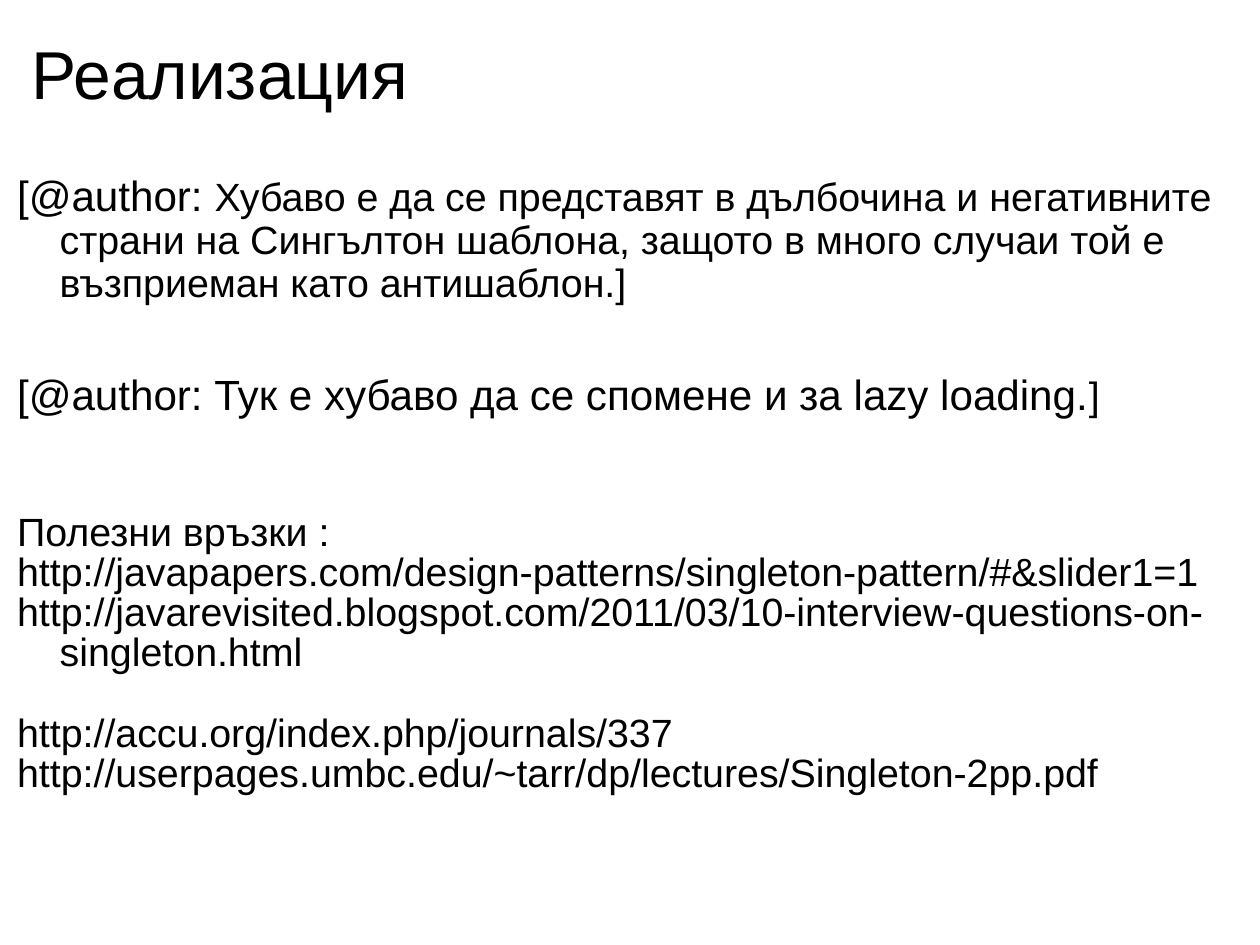
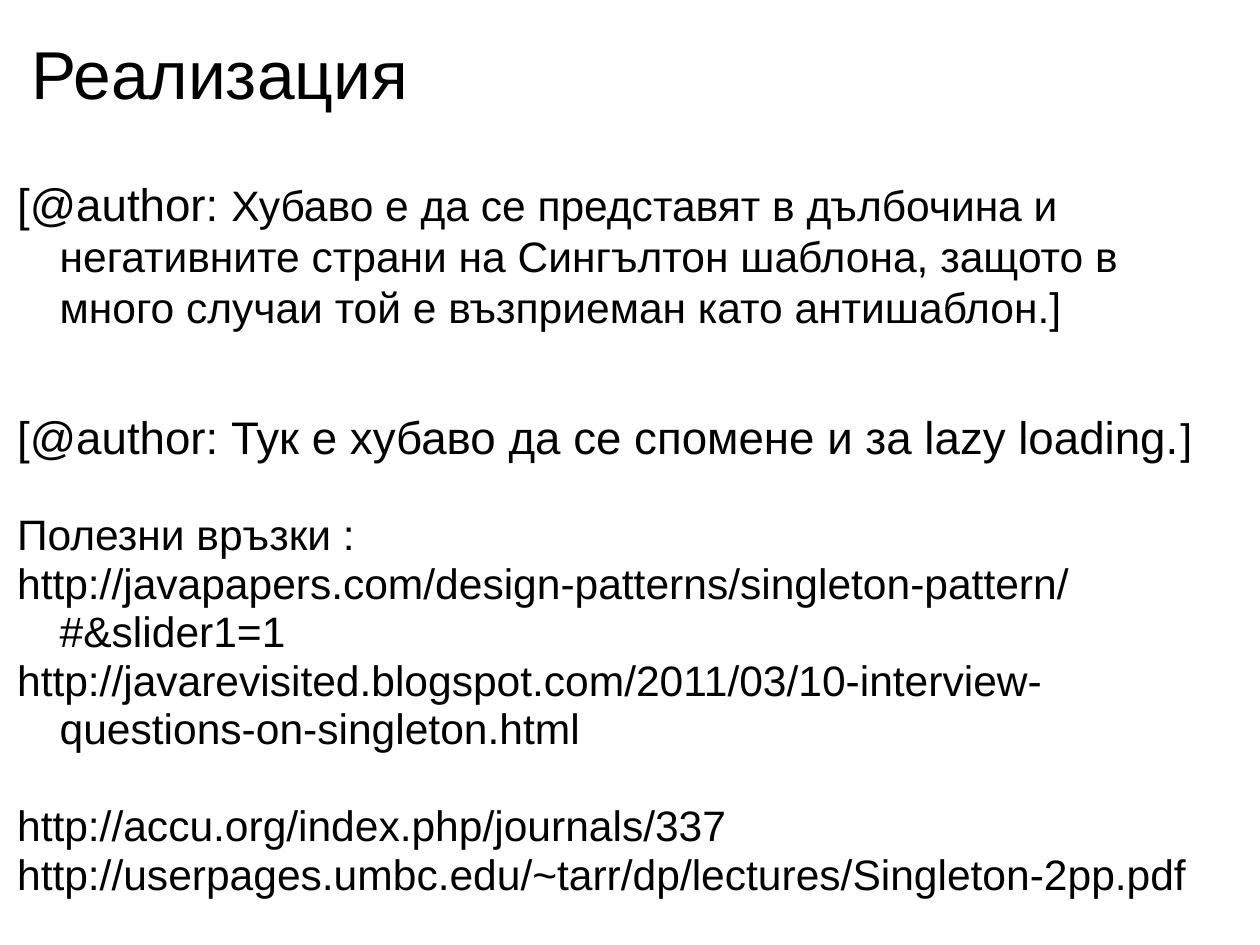
Before and after one commit to uamartins/design-patterns-book, a slide deck: slide 4 of resources/Chapter-10-Singleton/Chapter_10_Singleton_Presentation.ppt. Drawn at 1260x945 pixels with LibreOffice and Linux fonts; fonts in the diff are those of the drawing. Boxes give left, top, right and bottom in pixels: in the first picture for what was removed or moved away, otherwise in the second. Text is boxed around its words. In the diff, an @@ line names an element or a change of style, - is before the commit and + after.

```diff
--- a/resources/Chapter-10-Singleton/Chapter_10_Singleton_Presentation.ppt
+++ b/resources/Chapter-10-Singleton/Chapter_10_Singleton_Presentation.ppt
@@ text "[@author: Хубаво е да се ..." at (x1=17, y1=188, x2=1186, y2=898): size 26.8 to 29 pt in "[@author:", "[@author: Тук е хубаво да се спомене ..."; size 25 to 27 pt in "Хубаво е да се представят в дълбочина ...", "loading.]", "Полезни връзки :", "http://javapapers.com/design-patterns/singleton-pattern/#&sl ..." and 3 more places; line spacing 0.9 to 1; line spacing 0.85 to 0.95 @@
```
Also in this commit, not shown: 2 other slides changed, 1 other file.
